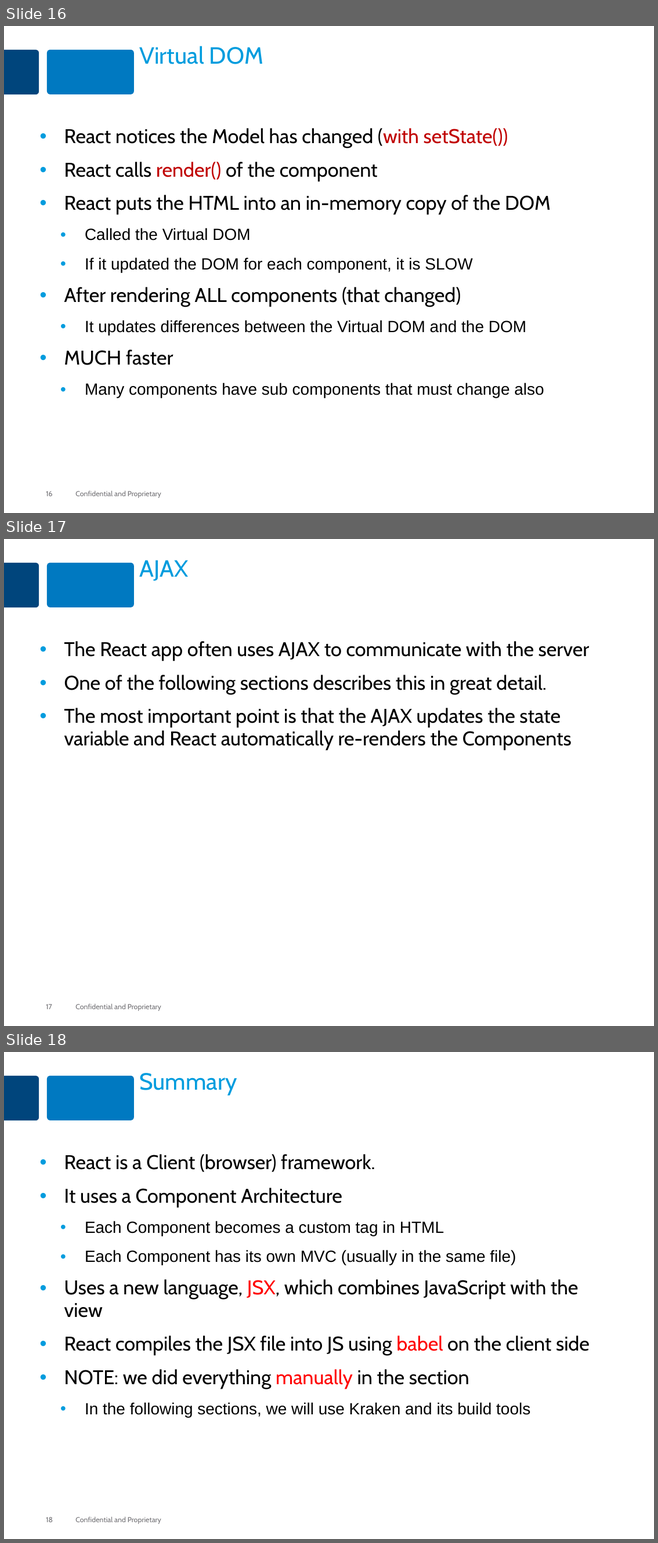
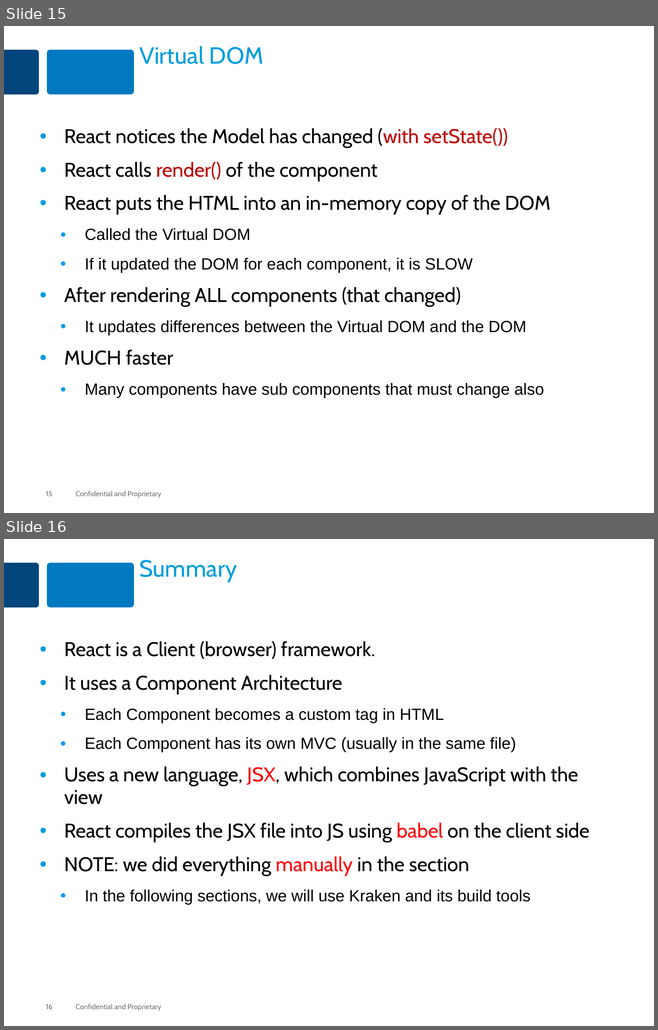
Before and after one commit to MaxMillington/nodePractice, a slide deck: node/lesson-84-react/react-kraken.pptx. Shown one above the other, each under a label of ours: slides 16, 17 and 18 before the commit, slides 15 and 16 after it. The pictures are 658x1543 and 658x1030 pixels, drawn with LibreOffice and Linux fonts; fonts in the diff are those of the drawing. Boxes give left, top, right and bottom in pixels: in the first picture for what was removed or moved away, otherwise in the second. Text is boxed around its words. In the diff, an @@ line names an element or a change of style, - is before the commit and + after.

```diff
--- a/node/lesson-84-react/react-kraken.pptx
+++ b/node/lesson-84-react/react-kraken.pptx
@@ slide 17 removed at (4, 539, 654, 1026), background #FFFFFF; not listed: 4 template elements that a slide beside it also shows @@
@@ title removed at (139, 560, 188, 581) @@
-AJAX
@@ text removed at (64, 641, 589, 751) @@
-• The React app often uses AJAX to communicate with the server
-• One of the following sections describes this in great detail.
-• The most important point is that the AJAX updates the state variable and React automatically re-renders the Components
@@ what was slide 16 is now slide 15 @@
@@ page number at (46, 491, 52, 496): text changed @@
-16
+15
@@ what was slide 18 is now slide 16 @@
@@ page number at (46, 1004, 52, 1009): text changed @@
-18
+16
```
Also in this commit, not shown: 9 slides changed, 1 other slide removed, 43 other files.
